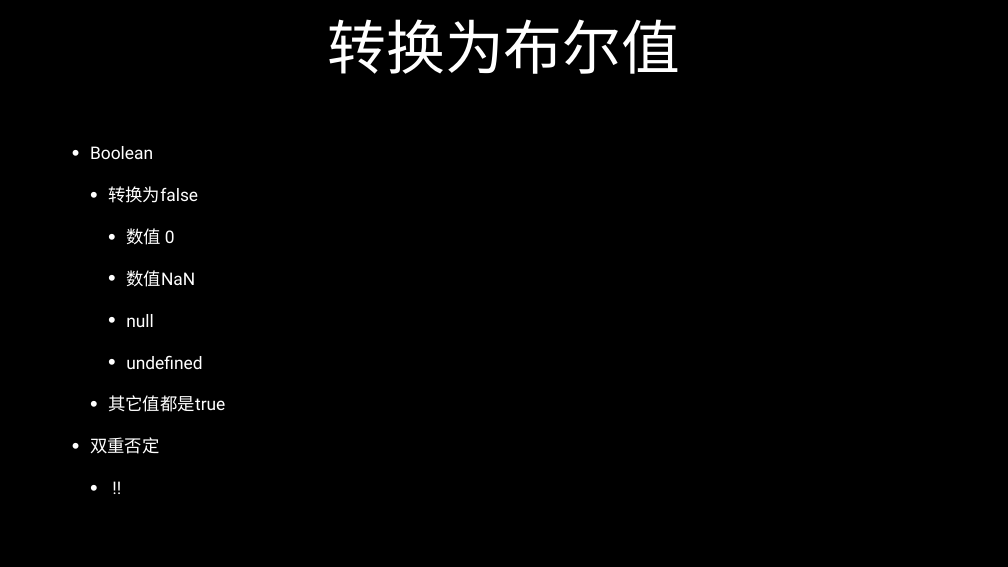
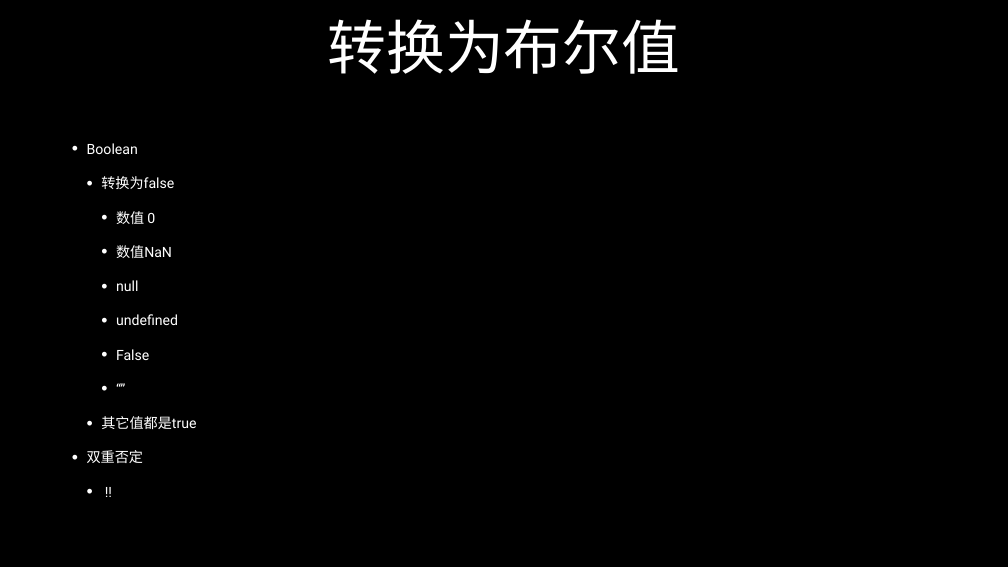
Before and after one commit to zmclass/web-study, a slide deck: slide 6 of 2019-11-11/ppt/javascript-类型转换与运算符.pptx. Drawn at 1008x567 pixels with LibreOffice and Linux fonts; fonts in the diff are those of the drawing. Boxes give left, top, right and bottom in pixels: in the first picture for what was removed or moved away, otherwise in the second. Text is boxed around its words. In the diff, an @@ line names an element or a change of style, - is before the commit and + after.

Commit message:
类型转换与运算符讲义下

```diff
--- a/2019-11-11/ppt/javascript-类型转换与运算符.pptx
+++ b/2019-11-11/ppt/javascript-类型转换与运算符.pptx
@@ text at (87,143,196,463): size 33.1 to 26.9 pt in "Boolean", "转换为false", "数值 0", "数值NaN" and 5 more places; indent changed; less space between paragraphs @@
@@ text at (116,349,149,360): paragraphs added @@
+    • False
+    • “”
```
Also in this commit, not shown: 2 other slides changed, 3 slides added, 1 slide removed, 4 other files.
